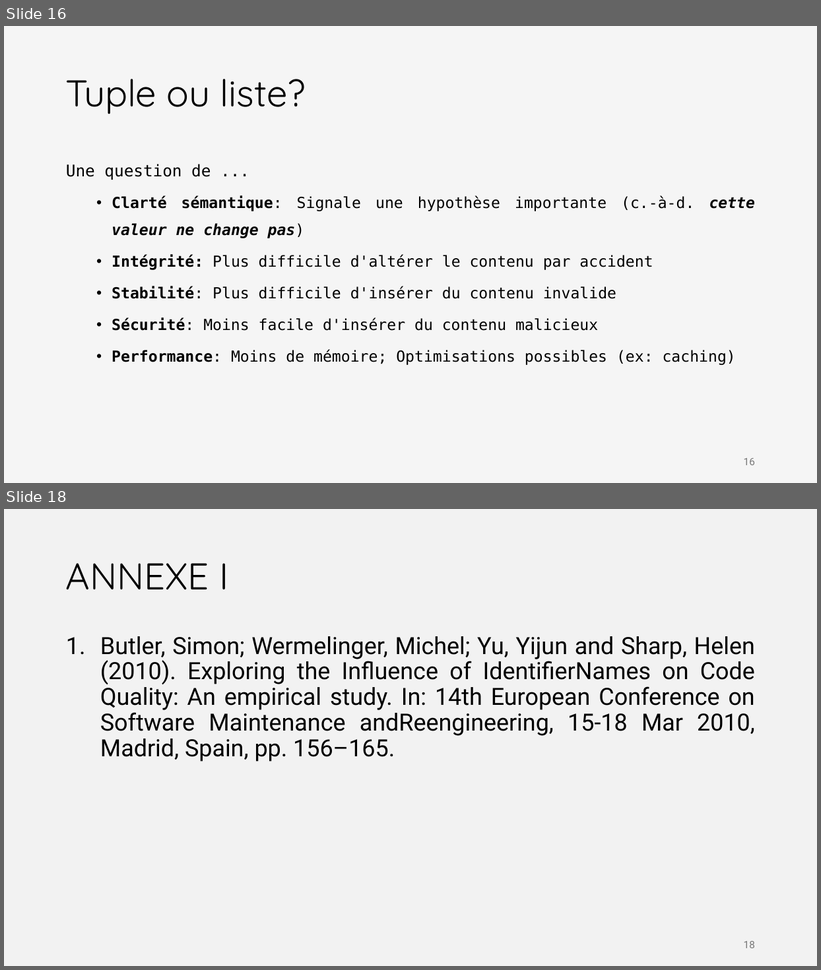
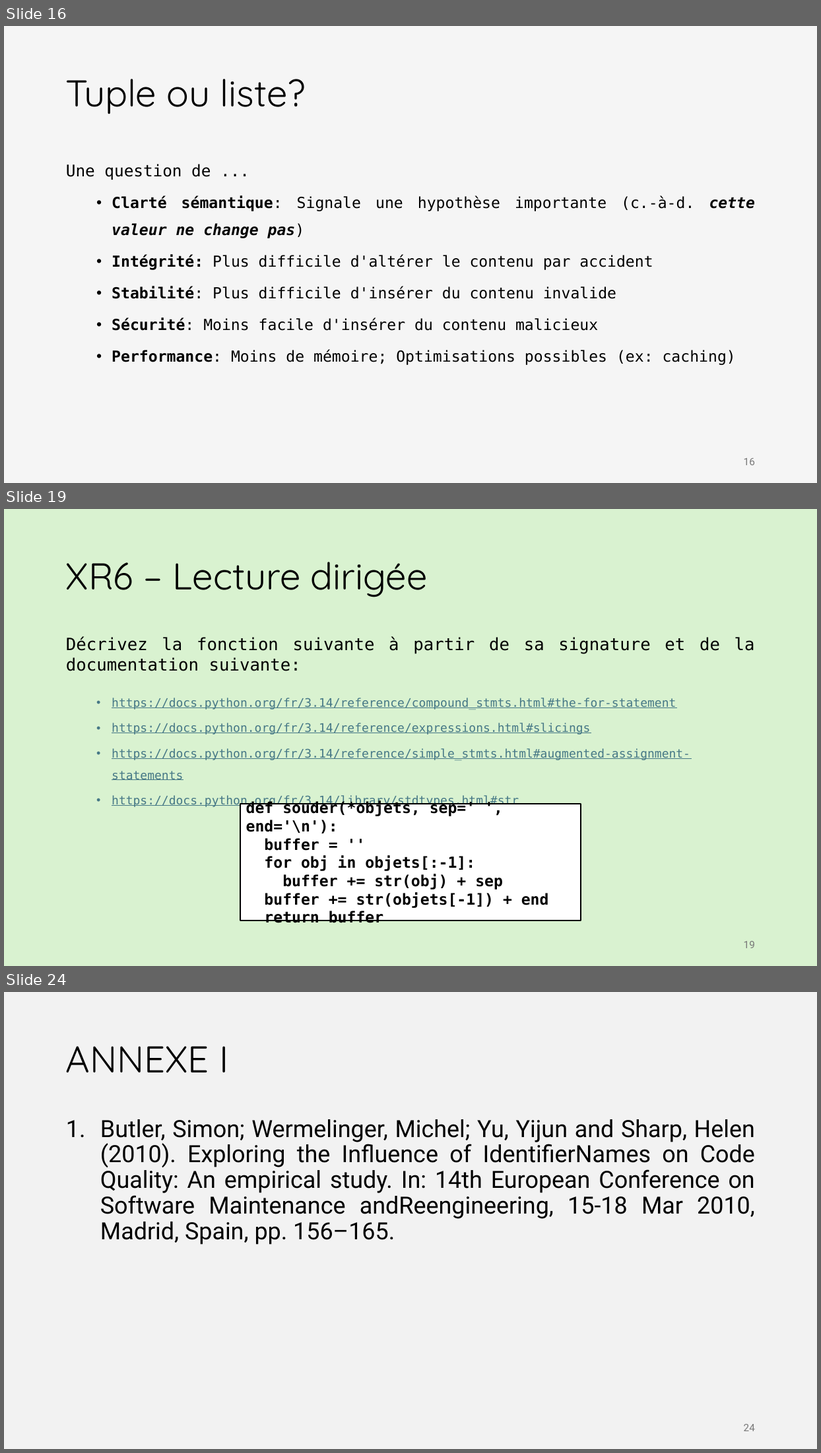
Before and after one commit to iannickgagnon/sagedays_iannick_2026, a slide deck: python_1/presentation_python_1.pptx. Shown one above the other, each under a label of ours: slides 16 and 18 before the commit, slides 16, 19 and 24 after it; the slides between them are not shown. The pictures are 821x970 and 821x1453 pixels, drawn with LibreOffice and Linux fonts; fonts in the diff are those of the drawing. Boxes give left, top, right and bottom in pixels: in the first picture for what was removed or moved away, otherwise in the second. Text is boxed around its words. In the diff, an @@ line names an element or a change of style, - is before the commit and + after.

Commit message:
feat: Extend python_1 notebook cells up to slide no.23 (WIP)

```diff
--- a/python_1/presentation_python_1.pptx
+++ b/python_1/presentation_python_1.pptx
@@ slide 19 added at (4, 509, 817, 966), background #D9F2D0 @@
@@ title added at (66, 562, 428, 597), 44 pt, text #000000 @@
+XR6 – Lecture dirigée
@@ text added at (66, 637, 755, 808), 14 pt, text #467886, underline @@
+Décrivez la fonction suivante à partir de sa signature et de la documentation suivante:
+  • https://docs.python.org/fr/3.14/reference/compound_stmts.html#the-for-statement
+  • https://docs.python.org/fr/3.14/reference/expressions.html#slicings
+  • https://docs.python.org/fr/3.14/reference/simple_stmts.html#augmented-assignment-statements
+  • https://docs.python.org/fr/3.14/library/stdtypes.html#str
@@ rectangle added at (240, 804, 581, 921), fill #FFFFFF, outline #000000 1.5 pt, 18 pt, text #000000, bold @@
+def souder(*objets, sep=' ', end='\n'):
+buffer = ''
+for obj in objets[:-1]:
+buffer += str(obj) + sep
+buffer += str(objets[-1]) + end
+return buffer
@@ page number added at (744, 941, 755, 949), 12 pt, text #797979 @@
+19
@@ what was slide 18 is now slide 24 @@
@@ page number at (744, 1424, 755, 1432): text changed @@
-18
+24
```
Also in this commit, not shown: 3 slides changed, 5 other slides added, 2 slides removed.
